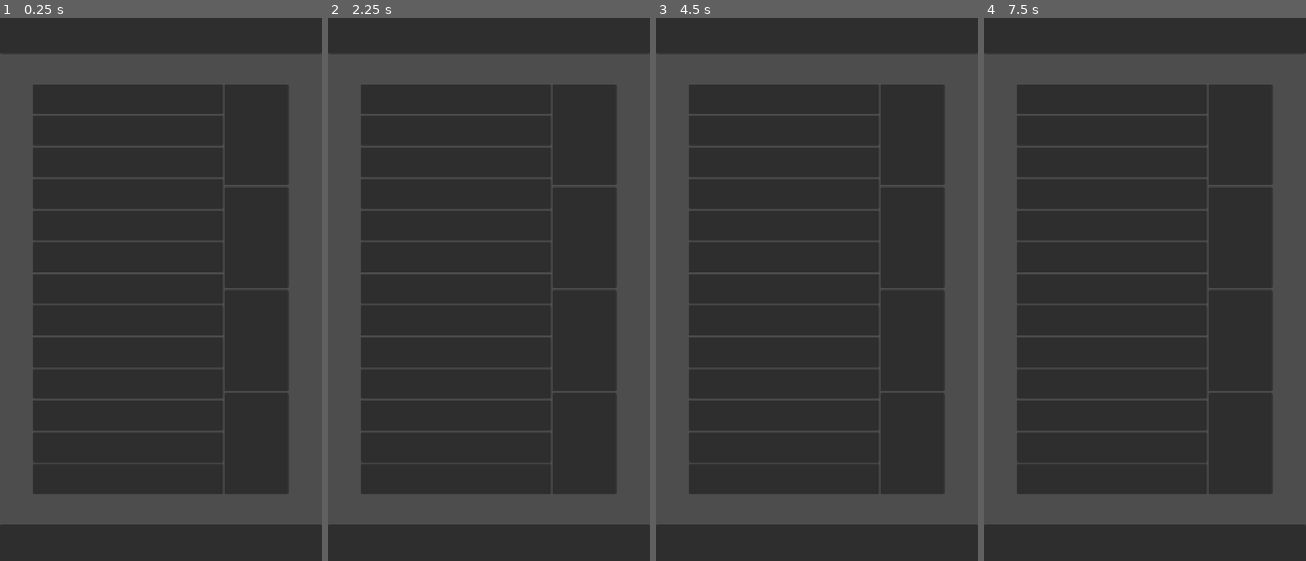
Above: before the commit, frames 1-4 (left to right).
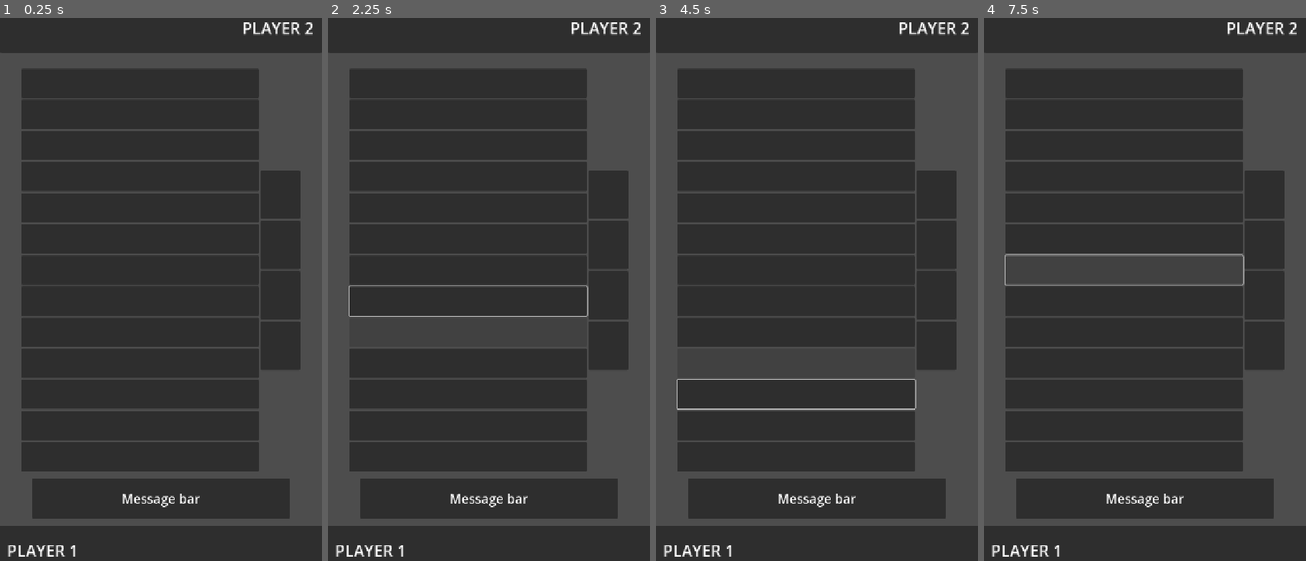
Above: after the commit, the same moments.

Repository: LeYohan-rgb/trad-games-hub
Game: Godot game, scene res://Scenes/bul_room.tscn
Same seed, same stepped clock (60 frames per second), same inputs: the game is played once before the commit and once after it. This scene is started directly instead of the project's main scene.
Inputs (mouse positions are in pixels of both pictures, inside the frame that each line leads up to):
- Up to frame 1 (0.25 s): no input
- Up to frame 2 (2.25 s): click (469, 83) at 0.52 s; tap Enter at 1.25 s; move the mouse to (559, 262) at 1.27 s; hold Right 1.28-2.03 s; tap Alt at 1.35 s; click (559, 262) at 1.42 s; tap Space at 2 s; move the mouse to (424, 316) at 2.02 s; hold Down from 2.03 s (still down); tap Shift at 2.1 s
- Up to frame 3 (4.5 s): tap Enter at 2.75, 4.25 s; move the mouse to (849, 164) at 2.77 s; release Down at 2.78 s; hold Right 2.78-3.53 s; tap Alt at 2.85, 4.35 s; tap Space at 3.5 s; move the mouse to (800, 403) at 3.52 s; hold Up 3.53-4.28 s; tap Shift at 3.6 s; click (800, 403) at 3.67 s; move the mouse to (913, 376) at 4.27 s; hold Left from 4.28 s (still down)
- Up to frame 4 (7.5 s): tap Space at 5 s; move the mouse to (1048, 202) at 5.02 s; tap Shift at 5.1, 6.6 s; move the mouse to (1161, 289) at 5.77 s; release Left at 5.78 s; hold Down 5.78-6.53 s; tap Alt at 5.85, 7.35 s; click (1161, 289) at 5.92 s; move the mouse to (1096, 148) at 6.52 s; hold Right 6.53-7.28 s; move the mouse to (1215, 262) at 7.27 s; hold Up from 7.28 s (still down)

The runs differ from the first frame. In frame 1, 18% of the frame differs, in the area x 0-100%, y 0-100%; in frame 2, 18%; in frame 3, 18%; in frame 4, 18%.

Commit message:
Added the pieces layout on the board

Diff:
--- a/Scenes/adjiboto_room.tscn
+++ b/Scenes/adjiboto_room.tscn
@@ -28,8 +28,9 @@
 anchor_top = 0.5
 anchor_right = 1.0
 anchor_bottom = 0.5
-offset_left = -213.0
+offset_left = -231.0
 offset_top = -33.5
+offset_right = -18.0
 offset_bottom = 33.5
 grow_horizontal = 0
 grow_vertical = 2
@@ -365,8 +366,9 @@
 anchors_preset = 4
 anchor_top = 0.5
 anchor_bottom = 0.5
+offset_left = 21.0
 offset_top = -33.5
-offset_right = 213.0
+offset_right = 234.0
 offset_bottom = 33.5
 grow_vertical = 2
 theme_override_font_sizes/font_size = 48
--- a/Scenes/bul_room.tscn
+++ b/Scenes/bul_room.tscn
@@ -1,6 +1,7 @@
 [gd_scene format=3 uid="uid://b5uv40w573i1i"]
 
 [ext_resource type="Script" uid="uid://baby5xptbu4aj" path="res://Scripts/bul_room.gd" id="1_2eaeg"]
+[ext_resource type="Texture2D" uid="uid://bgu3dya37klo2" path="res://Graphics/bul_game/null_piece.png" id="2_drqac"]
 
 [node name="bul_room" type="VBoxContainer" unique_id=161942341]
 anchors_preset = 15
@@ -10,166 +11,283 @@
 grow_vertical = 2
 script = ExtResource("1_2eaeg")
 
-[node name="Panel" type="Panel" parent="." unique_id=113671085]
-layout_mode = 2
-size_flags_vertical = 3
-size_flags_stretch_ratio = 0.25
+[node name="opp_player_panel" type="Panel" parent="." unique_id=113671085]
+layout_mode = 2
+size_flags_vertical = 3
+size_flags_stretch_ratio = 0.25
+
+[node name="Label" type="Label" parent="opp_player_panel" unique_id=139221755]
+layout_mode = 1
+anchors_preset = 11
+anchor_left = 1.0
+anchor_right = 1.0
+anchor_bottom = 1.0
+offset_left = -357.0
+grow_horizontal = 0
+grow_vertical = 2
+theme_override_font_sizes/font_size = 36
+text = "PLAYER 2  "
+horizontal_alignment = 2
+vertical_alignment = 1
 
 [node name="Control" type="Control" parent="." unique_id=1115521270]
 layout_mode = 2
 size_flags_vertical = 3
-size_flags_stretch_ratio = 0.13
-
-[node name="HBoxContainer" type="HBoxContainer" parent="." unique_id=7550614]
+size_flags_stretch_ratio = 0.06
+
+[node name="main_container" type="HBoxContainer" parent="." unique_id=7550614]
 layout_mode = 2
 size_flags_vertical = 3
 size_flags_stretch_ratio = 2.0
 
-[node name="Control2" type="Control" parent="HBoxContainer" unique_id=429224492]
+[node name="left_space" type="Control" parent="main_container" unique_id=429224492]
+layout_mode = 2
+size_flags_horizontal = 3
+size_flags_stretch_ratio = 0.25
+
+[node name="board_container" type="VBoxContainer" parent="main_container" unique_id=558708984]
+layout_mode = 2
+size_flags_horizontal = 3
+size_flags_stretch_ratio = 3.0
+
+[node name="HBoxContainer" type="HBoxContainer" parent="main_container/board_container" unique_id=1774660678]
+layout_mode = 2
+size_flags_vertical = 3
+
+[node name="Button" type="Button" parent="main_container/board_container/HBoxContainer" unique_id=313218323]
+layout_mode = 2
+size_flags_horizontal = 3
+theme_override_font_sizes/font_size = 36
+icon = ExtResource("2_drqac")
+icon_alignment = 1
+expand_icon = true
+
+[node name="HBoxContainer2" type="HBoxContainer" parent="main_container/board_container" unique_id=690085727]
+layout_mode = 2
+size_flags_vertical = 3
+
+[node name="Button" type="Button" parent="main_container/board_container/HBoxContainer2" unique_id=1113296560]
+layout_mode = 2
+size_flags_horizontal = 3
+theme_override_font_sizes/font_size = 36
+icon = ExtResource("2_drqac")
+icon_alignment = 1
+expand_icon = true
+
+[node name="HBoxContainer3" type="HBoxContainer" parent="main_container/board_container" unique_id=242814581]
+layout_mode = 2
+size_flags_vertical = 3
+
+[node name="Button" type="Button" parent="main_container/board_container/HBoxContainer3" unique_id=1044348814]
+layout_mode = 2
+size_flags_horizontal = 3
+theme_override_font_sizes/font_size = 36
+icon = ExtResource("2_drqac")
+icon_alignment = 1
+expand_icon = true
+
+[node name="HBoxContainer4" type="HBoxContainer" parent="main_container/board_container" unique_id=1994993959]
+layout_mode = 2
+size_flags_vertical = 3
+
+[node name="Button" type="Button" parent="main_container/board_container/HBoxContainer4" unique_id=938513316]
+layout_mode = 2
+size_flags_horizontal = 3
+theme_override_font_sizes/font_size = 36
+icon = ExtResource("2_drqac")
+icon_alignment = 1
+expand_icon = true
+
+[node name="HBoxContainer5" type="HBoxContainer" parent="main_container/board_container" unique_id=2103753210]
+layout_mode = 2
+size_flags_vertical = 3
+
+[node name="Button" type="Button" parent="main_container/board_container/HBoxContainer5" unique_id=741116273]
+layout_mode = 2
+size_flags_horizontal = 3
+theme_override_font_sizes/font_size = 36
+icon = ExtResource("2_drqac")
+icon_alignment = 1
+expand_icon = true
+
+[node name="HBoxContainer6" type="HBoxContainer" parent="main_container/board_container" unique_id=172209814]
+layout_mode = 2
+size_flags_vertical = 3
+
+[node name="Button" type="Button" parent="main_container/board_container/HBoxContainer6" unique_id=325114510]
+layout_mode = 2
+size_flags_horizontal = 3
+theme_override_font_sizes/font_size = 36
+icon = ExtResource("2_drqac")
+icon_alignment = 1
+expand_icon = true
+
+[node name="HBoxContainer7" type="HBoxContainer" parent="main_container/board_container" unique_id=98317866]
+layout_mode = 2
+size_flags_vertical = 3
+
+[node name="Button" type="Button" parent="main_container/board_container/HBoxContainer7" unique_id=837154527]
+layout_mode = 2
+size_flags_horizontal = 3
+theme_override_font_sizes/font_size = 36
+icon = ExtResource("2_drqac")
+icon_alignment = 1
+expand_icon = true
+
+[node name="HBoxContainer8" type="HBoxContainer" parent="main_container/board_container" unique_id=1107667713]
+layout_mode = 2
+size_flags_vertical = 3
+
+[node name="Button" type="Button" parent="main_container/board_container/HBoxContainer8" unique_id=528834828]
+layout_mode = 2
+size_flags_horizontal = 3
+theme_override_font_sizes/font_size = 36
+icon = ExtResource("2_drqac")
+icon_alignment = 1
+expand_icon = true
+
+[node name="HBoxContainer9" type="HBoxContainer" parent="main_container/board_container" unique_id=995112489]
+layout_mode = 2
+size_flags_vertical = 3
+
+[node name="Button" type="Button" parent="main_container/board_container/HBoxContainer9" unique_id=1136622408]
+layout_mode = 2
+size_flags_horizontal = 3
+theme_override_font_sizes/font_size = 36
+icon = ExtResource("2_drqac")
+icon_alignment = 1
+expand_icon = true
+
+[node name="HBoxContainer10" type="HBoxContainer" parent="main_container/board_container" unique_id=621459421]
+layout_mode = 2
+size_flags_vertical = 3
+
+[node name="Button" type="Button" parent="main_container/board_container/HBoxContainer10" unique_id=675820760]
+layout_mode = 2
+size_flags_horizontal = 3
+theme_override_font_sizes/font_size = 36
+icon = ExtResource("2_drqac")
+icon_alignment = 1
+expand_icon = true
+
+[node name="HBoxContainer11" type="HBoxContainer" parent="main_container/board_container" unique_id=1646605250]
+layout_mode = 2
+size_flags_vertical = 3
+
+[node name="Button" type="Button" parent="main_container/board_container/HBoxContainer11" unique_id=866332982]
+layout_mode = 2
+size_flags_horizontal = 3
+theme_override_font_sizes/font_size = 36
+icon = ExtResource("2_drqac")
+icon_alignment = 1
+expand_icon = true
+
+[node name="HBoxContainer12" type="HBoxContainer" parent="main_container/board_container" unique_id=1889340790]
+layout_mode = 2
+size_flags_vertical = 3
+
+[node name="Button" type="Button" parent="main_container/board_container/HBoxContainer12" unique_id=1956238985]
+layout_mode = 2
+size_flags_horizontal = 3
+theme_override_font_sizes/font_size = 36
+icon = ExtResource("2_drqac")
+icon_alignment = 1
+expand_icon = true
+
+[node name="HBoxContainer13" type="HBoxContainer" parent="main_container/board_container" unique_id=2117686252]
+layout_mode = 2
+size_flags_vertical = 3
+
+[node name="Button" type="Button" parent="main_container/board_container/HBoxContainer13" unique_id=1989064563]
+layout_mode = 2
+size_flags_horizontal = 3
+theme_override_font_sizes/font_size = 36
+icon = ExtResource("2_drqac")
+icon_alignment = 1
+expand_icon = true
+
+[node name="sticks_container" type="VBoxContainer" parent="main_container" unique_id=1639010885]
 layout_mode = 2
 size_flags_horizontal = 3
 size_flags_stretch_ratio = 0.5
 
-[node name="VBoxContainer" type="VBoxContainer" parent="HBoxContainer" unique_id=558708984]
-layout_mode = 2
-size_flags_horizontal = 3
-size_flags_stretch_ratio = 3.0
-
-[node name="HBoxContainer" type="HBoxContainer" parent="HBoxContainer/VBoxContainer" unique_id=1774660678]
-layout_mode = 2
-size_flags_vertical = 3
-
-[node name="Panel" type="Panel" parent="HBoxContainer/VBoxContainer/HBoxContainer" unique_id=1920597120]
-layout_mode = 2
-size_flags_horizontal = 3
-
-[node name="HBoxContainer2" type="HBoxContainer" parent="HBoxContainer/VBoxContainer" unique_id=690085727]
-layout_mode = 2
-size_flags_vertical = 3
-
-[node name="Panel" type="Panel" parent="HBoxContainer/VBoxContainer/HBoxContainer2" unique_id=1496894936]
-layout_mode = 2
-size_flags_horizontal = 3
-
-[node name="HBoxContainer3" type="HBoxContainer" parent="HBoxContainer/VBoxContainer" unique_id=242814581]
-layout_mode = 2
-size_flags_vertical = 3
-
-[node name="Panel" type="Panel" parent="HBoxContainer/VBoxContainer/HBoxContainer3" unique_id=1229632714]
-layout_mode = 2
-size_flags_horizontal = 3
-
-[node name="HBoxContainer4" type="HBoxContainer" parent="HBoxContainer/VBoxContainer" unique_id=1994993959]
-layout_mode = 2
-size_flags_vertical = 3
-
-[node name="Panel" type="Panel" parent="HBoxContainer/VBoxContainer/HBoxContainer4" unique_id=1321859705]
-layout_mode = 2
-size_flags_horizontal = 3
-
-[node name="HBoxContainer5" type="HBoxContainer" parent="HBoxContainer/VBoxContainer" unique_id=2103753210]
-layout_mode = 2
-size_flags_vertical = 3
-
-[node name="Panel" type="Panel" parent="HBoxContainer/VBoxContainer/HBoxContainer5" unique_id=1458429417]
-layout_mode = 2
-size_flags_horizontal = 3
-
-[node name="HBoxContainer6" type="HBoxContainer" parent="HBoxContainer/VBoxContainer" unique_id=172209814]
-layout_mode = 2
-size_flags_vertical = 3
-
-[node name="Panel" type="Panel" parent="HBoxContainer/VBoxContainer/HBoxContainer6" unique_id=448081332]
-layout_mode = 2
-size_flags_horizontal = 3
-
-[node name="HBoxContainer7" type="HBoxContainer" parent="HBoxContainer/VBoxContainer" unique_id=98317866]
-layout_mode = 2
-size_flags_vertical = 3
-
-[node name="Panel" type="Panel" parent="HBoxContainer/VBoxContainer/HBoxContainer7" unique_id=924488850]
-layout_mode = 2
-size_flags_horizontal = 3
-
-[node name="HBoxContainer8" type="HBoxContainer" parent="HBoxContainer/VBoxContainer" unique_id=1107667713]
-layout_mode = 2
-size_flags_vertical = 3
-
-[node name="Panel" type="Panel" parent="HBoxContainer/VBoxContainer/HBoxContainer8" unique_id=664513738]
-layout_mode = 2
-size_flags_horizontal = 3
-
-[node name="HBoxContainer9" type="HBoxContainer" parent="HBoxContainer/VBoxContainer" unique_id=995112489]
-layout_mode = 2
-size_flags_vertical = 3
-
-[node name="Panel" type="Panel" parent="HBoxContainer/VBoxContainer/HBoxContainer9" unique_id=80011809]
-layout_mode = 2
-size_flags_horizontal = 3
-
-[node name="HBoxContainer10" type="HBoxContainer" parent="HBoxContainer/VBoxContainer" unique_id=621459421]
-layout_mode = 2
-size_flags_vertical = 3
-
-[node name="Panel" type="Panel" parent="HBoxContainer/VBoxContainer/HBoxContainer10" unique_id=2102628816]
-layout_mode = 2
-size_flags_horizontal = 3
-
-[node name="HBoxContainer11" type="HBoxContainer" parent="HBoxContainer/VBoxContainer" unique_id=1646605250]
-layout_mode = 2
-size_flags_vertical = 3
-
-[node name="Panel" type="Panel" parent="HBoxContainer/VBoxContainer/HBoxContainer11" unique_id=412868795]
-layout_mode = 2
-size_flags_horizontal = 3
-
-[node name="HBoxContainer12" type="HBoxContainer" parent="HBoxContainer/VBoxContainer" unique_id=1889340790]
-layout_mode = 2
-size_flags_vertical = 3
-
-[node name="Panel" type="Panel" parent="HBoxContainer/VBoxContainer/HBoxContainer12" unique_id=488393760]
-layout_mode = 2
-size_flags_horizontal = 3
-
-[node name="HBoxContainer13" type="HBoxContainer" parent="HBoxContainer/VBoxContainer" unique_id=2117686252]
-layout_mode = 2
-size_flags_vertical = 3
-
-[node name="Panel" type="Panel" parent="HBoxContainer/VBoxContainer/HBoxContainer13" unique_id=1121398774]
-layout_mode = 2
-size_flags_horizontal = 3
-
-[node name="VBoxContainer2" type="VBoxContainer" parent="HBoxContainer" unique_id=1639010885]
-layout_mode = 2
-size_flags_horizontal = 3
-
-[node name="Panel" type="Panel" parent="HBoxContainer/VBoxContainer2" unique_id=1940045840]
-layout_mode = 2
-size_flags_vertical = 3
-
-[node name="Panel2" type="Panel" parent="HBoxContainer/VBoxContainer2" unique_id=572712354]
-layout_mode = 2
-size_flags_vertical = 3
-
-[node name="Panel3" type="Panel" parent="HBoxContainer/VBoxContainer2" unique_id=1788965615]
-layout_mode = 2
-size_flags_vertical = 3
-
-[node name="Panel4" type="Panel" parent="HBoxContainer/VBoxContainer2" unique_id=682895510]
-layout_mode = 2
-size_flags_vertical = 3
-
-[node name="Control" type="Control" parent="HBoxContainer" unique_id=69727538]
-layout_mode = 2
-size_flags_horizontal = 3
-size_flags_stretch_ratio = 0.5
-
-[node name="Control2" type="Control" parent="." unique_id=849979021]
-layout_mode = 2
-size_flags_vertical = 3
-size_flags_stretch_ratio = 0.13
-
-[node name="Panel2" type="Panel" parent="." unique_id=1732520995]
-layout_mode = 2
-size_flags_vertical = 3
-size_flags_stretch_ratio = 0.25
+[node name="top_space" type="Control" parent="main_container/sticks_container" unique_id=670730087]
+layout_mode = 2
+size_flags_vertical = 3
+
+[node name="VBoxContainer" type="VBoxContainer" parent="main_container/sticks_container" unique_id=435335863]
+layout_mode = 2
+size_flags_vertical = 3
+size_flags_stretch_ratio = 2.0
+
+[node name="stick_1" type="Panel" parent="main_container/sticks_container/VBoxContainer" unique_id=1718377085]
+layout_mode = 2
+size_flags_horizontal = 3
+size_flags_vertical = 3
+
+[node name="stick_2" type="Panel" parent="main_container/sticks_container/VBoxContainer" unique_id=229843463]
+layout_mode = 2
+size_flags_horizontal = 3
+size_flags_vertical = 3
+
+[node name="stick_3" type="Panel" parent="main_container/sticks_container/VBoxContainer" unique_id=396259640]
+layout_mode = 2
+size_flags_horizontal = 3
+size_flags_vertical = 3
+
+[node name="stick_4" type="Panel" parent="main_container/sticks_container/VBoxContainer" unique_id=438528657]
+layout_mode = 2
+size_flags_horizontal = 3
+size_flags_vertical = 3
+
+[node name="bottom_space" type="Control" parent="main_container/sticks_container" unique_id=145791323]
+layout_mode = 2
+size_flags_vertical = 3
+
+[node name="Control" type="Control" parent="main_container" unique_id=69727538]
+layout_mode = 2
+size_flags_horizontal = 3
+size_flags_stretch_ratio = 0.25
+
+[node name="message_container" type="Control" parent="." unique_id=849979021]
+layout_mode = 2
+size_flags_vertical = 3
+size_flags_stretch_ratio = 0.25
+
+[node name="message_panel" type="Panel" parent="message_container" unique_id=1148802495]
+layout_mode = 1
+anchors_preset = 15
+anchor_right = 1.0
+anchor_bottom = 1.0
+grow_horizontal = 2
+grow_vertical = 2
+offset_transform_enabled = true
+offset_transform_scale = Vector2(0.8, 0.8)
+
+[node name="message_label" type="Label" parent="message_container/message_panel" unique_id=1200624758]
+layout_mode = 1
+anchors_preset = 15
+anchor_right = 1.0
+anchor_bottom = 1.0
+grow_horizontal = 2
+grow_vertical = 2
+theme_override_font_sizes/font_size = 36
+text = "Message bar"
+horizontal_alignment = 1
+vertical_alignment = 1
+
+[node name="my_player_panel" type="Panel" parent="." unique_id=1732520995]
+layout_mode = 2
+size_flags_vertical = 3
+size_flags_stretch_ratio = 0.25
+
+[node name="Label" type="Label" parent="my_player_panel" unique_id=1125558686]
+layout_mode = 1
+anchors_preset = 9
+anchor_bottom = 1.0
+offset_left = 16.0
+offset_right = 341.0
+grow_vertical = 2
+theme_override_font_sizes/font_size = 36
+text = "PLAYER 1"
+vertical_alignment = 1
Binary file added: Graphics/bul_game/null_piece.png
Not shown, added: Graphics/bul_game/null_piece.png.import
